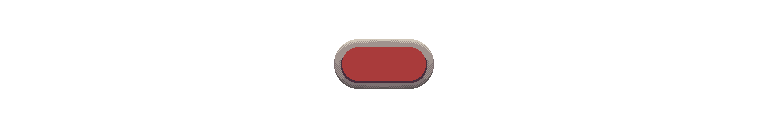
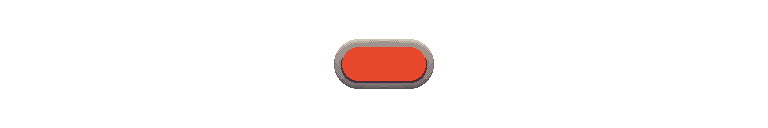
Comparing the layer stacks of the two w=768, h=128 images. Changes:
added layer "Colour" (1st of 2, in "Caller Room ID" › "V2") in group "V2" over (342, 47, 426, 81)
painted on "Details" (1st of 9, in "Caller Room ID" › "V2") over (352, 47, 416, 51)
painted on "Frame" (1st of 6, in "Caller Room ID" › "V2") over (342, 47, 426, 81)
